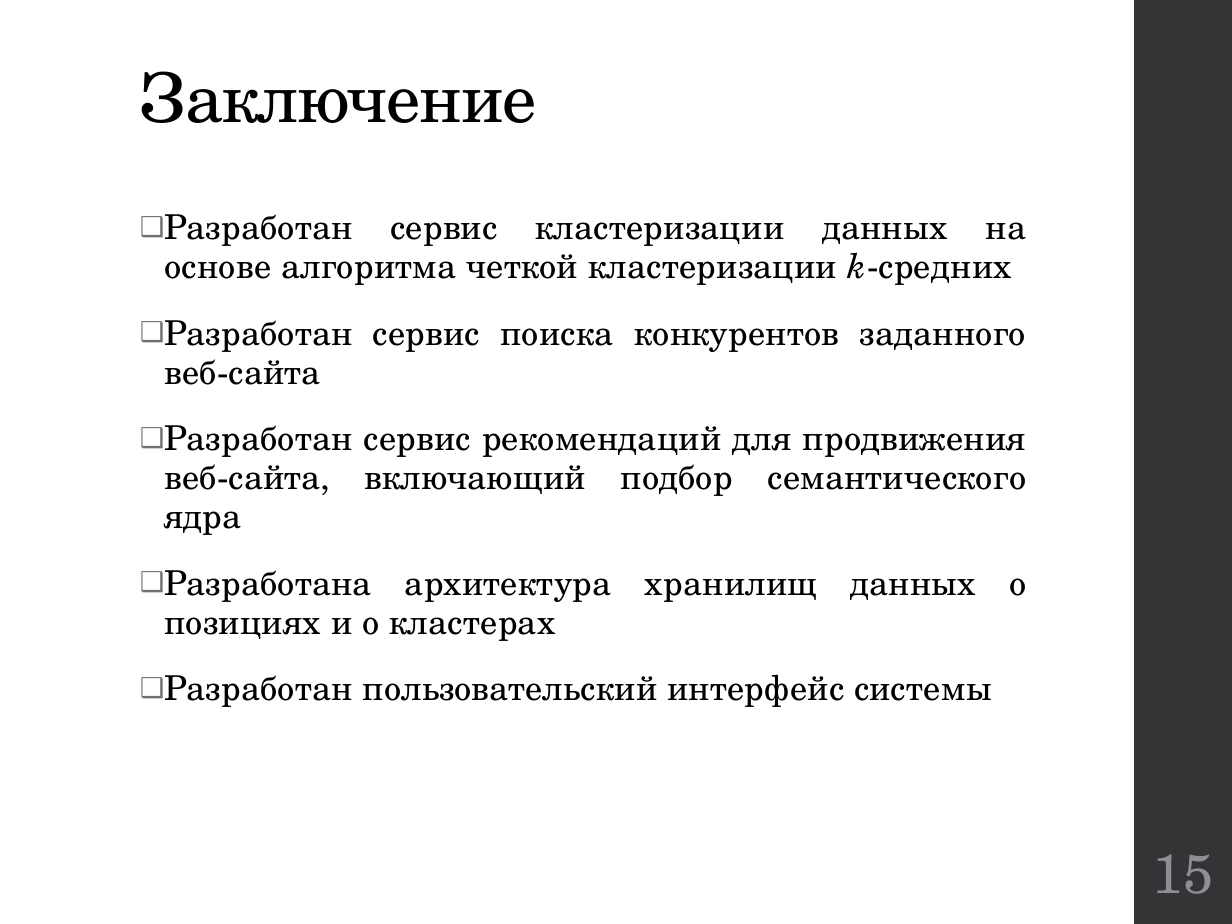
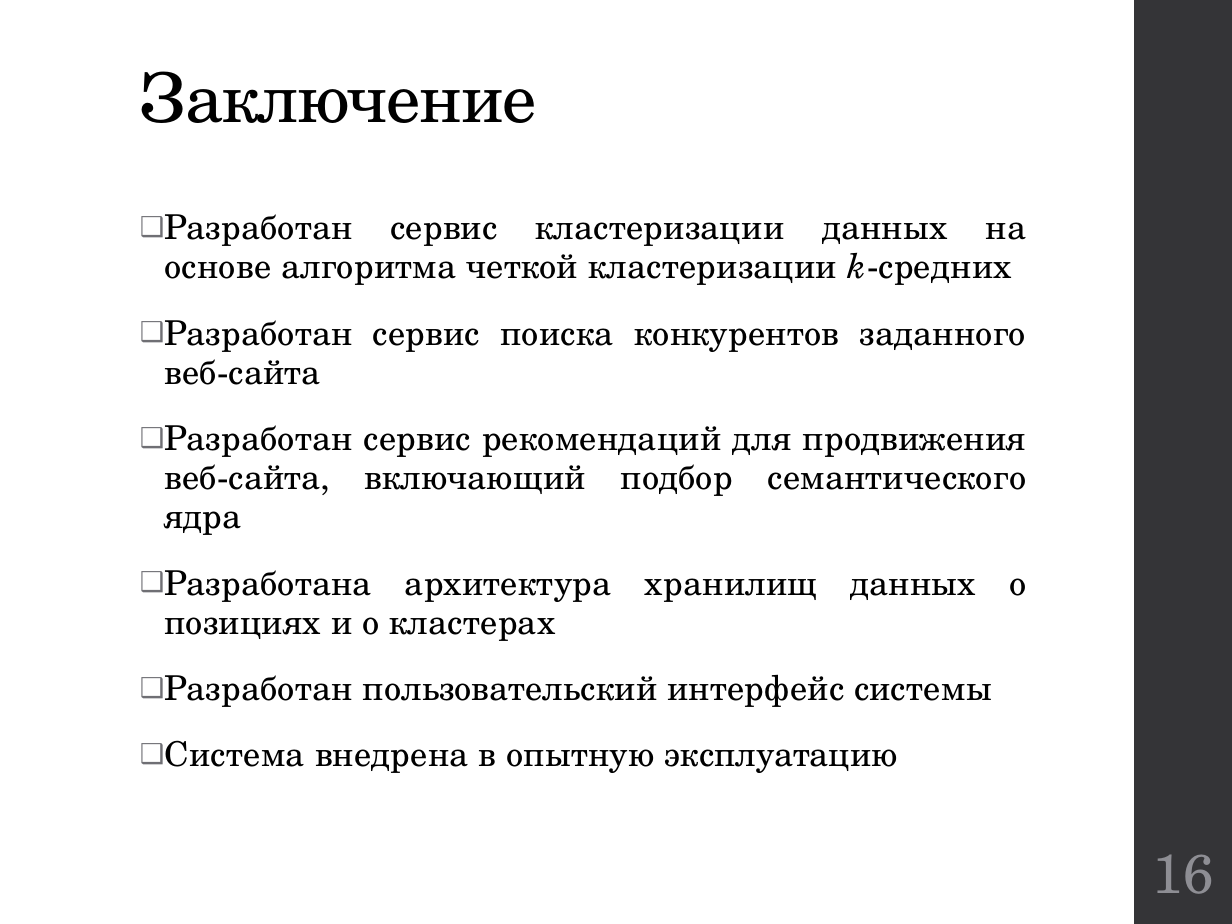
Before and after one commit to kwadraterry/diploma, a slide deck: slide 16 of Отчет/Доклад Неповинных.pptx (slide 15 before the commit). Drawn at 1232x924 pixels with LibreOffice and Linux fonts; fonts in the diff are those of the drawing. Boxes give left, top, right and bottom in pixels: in the first picture for what was removed or moved away, otherwise in the second. Text is boxed around its words. In the diff, an @@ line names an element or a change of style, - is before the commit and + after.

```diff
--- a/Отчет/Доклад Неповинных.pptx
+++ b/Отчет/Доклад Неповинных.pptx
@@ text at <box>164,740,898,773</box>: paragraph added @@
+❑ Система внедрена в опытную эксплуатацию
@@ page number at <box>1153,854,1214,894</box>: text changed @@
-15
+16
```
Also in this commit, not shown: 4 other slides changed, 1 slide added, 3 other files.
